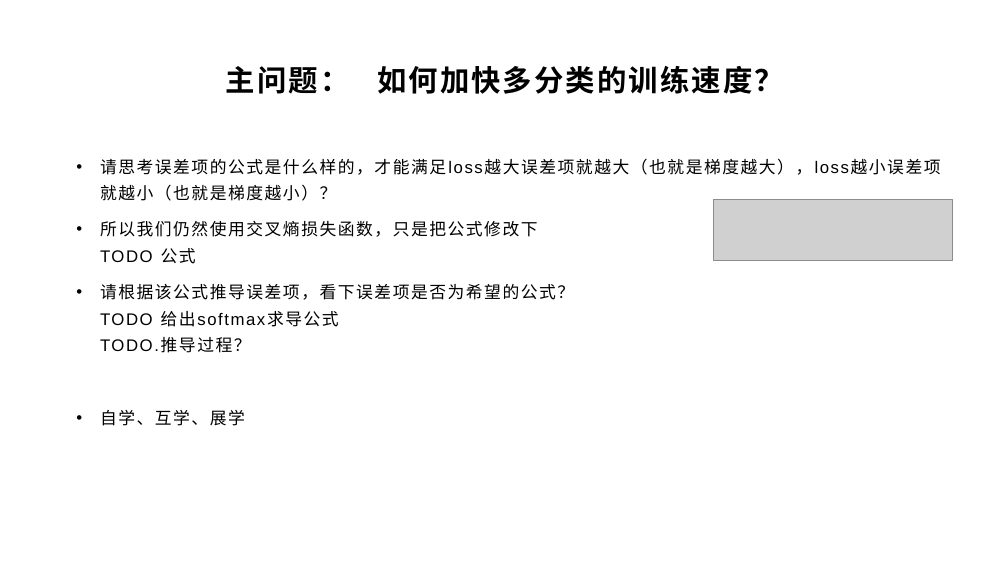
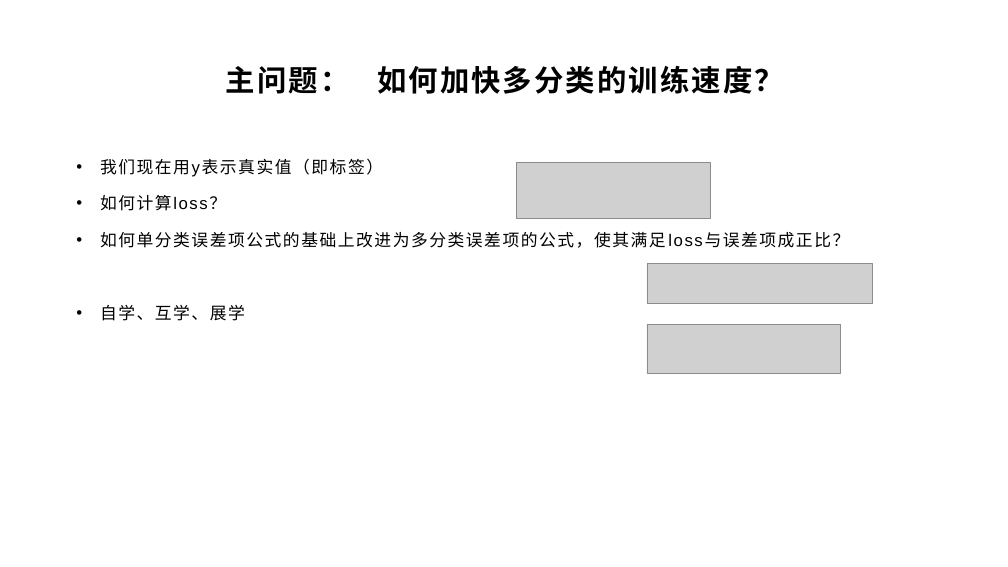
Before and after one commit to yyc-git/DeepLearningEdu, a slide deck: slide 18 of lessons/6_softmax/ppt/使用交叉熵损失函数和Softmax激活函数.pptx (slide 19 before the commit). Drawn at 1008x567 pixels with LibreOffice and Linux fonts; fonts in the diff are those of the drawing; grey boxes stand for pictures; background and template pictures are left out. Boxes give left, top, right and bottom in pixels: in the first picture for what was removed or moved away, otherwise in the second. Text is boxed around its words. In the diff, an @@ line names an element or a change of style, - is before the commit and + after.

```diff
--- a/lessons/6_softmax/ppt/使用交叉熵损失函数和Softmax激活函数.pptx
+++ b/lessons/6_softmax/ppt/使用交叉熵损失函数和Softmax激活函数.pptx
@@ text at [100, 159, 849, 248]: text changed @@
-• 请思考误差项的公式是什么样的，才能满足loss越大误差项就越大（也就是梯度越大），loss越小误差项就越小（也就是梯度越小）？
-• 所以我们仍然使用交叉熵损失函数，只是把公式修改下
-  TODO 公式
-• 请根据该公式推导误差项，看下误差项是否为希望的公式？
-  TODO 给出softmax求导公式
-  TODO.推导过程？
+• 我们现在用y表示真实值（即标签）
+• 如何计算loss？
+• 如何单分类误差项公式的基础上改进为多分类误差项的公式，使其满足loss与误差项成正比？
@@ picture added at [516, 163, 711, 219] @@
@@ picture removed at [713, 200, 953, 261] @@
@@ picture added at [647, 264, 873, 304] @@
@@ picture added at [647, 324, 841, 374] @@
```
Also in this commit, not shown: 3 other slides changed, 4 slides added, 1 slide removed.
